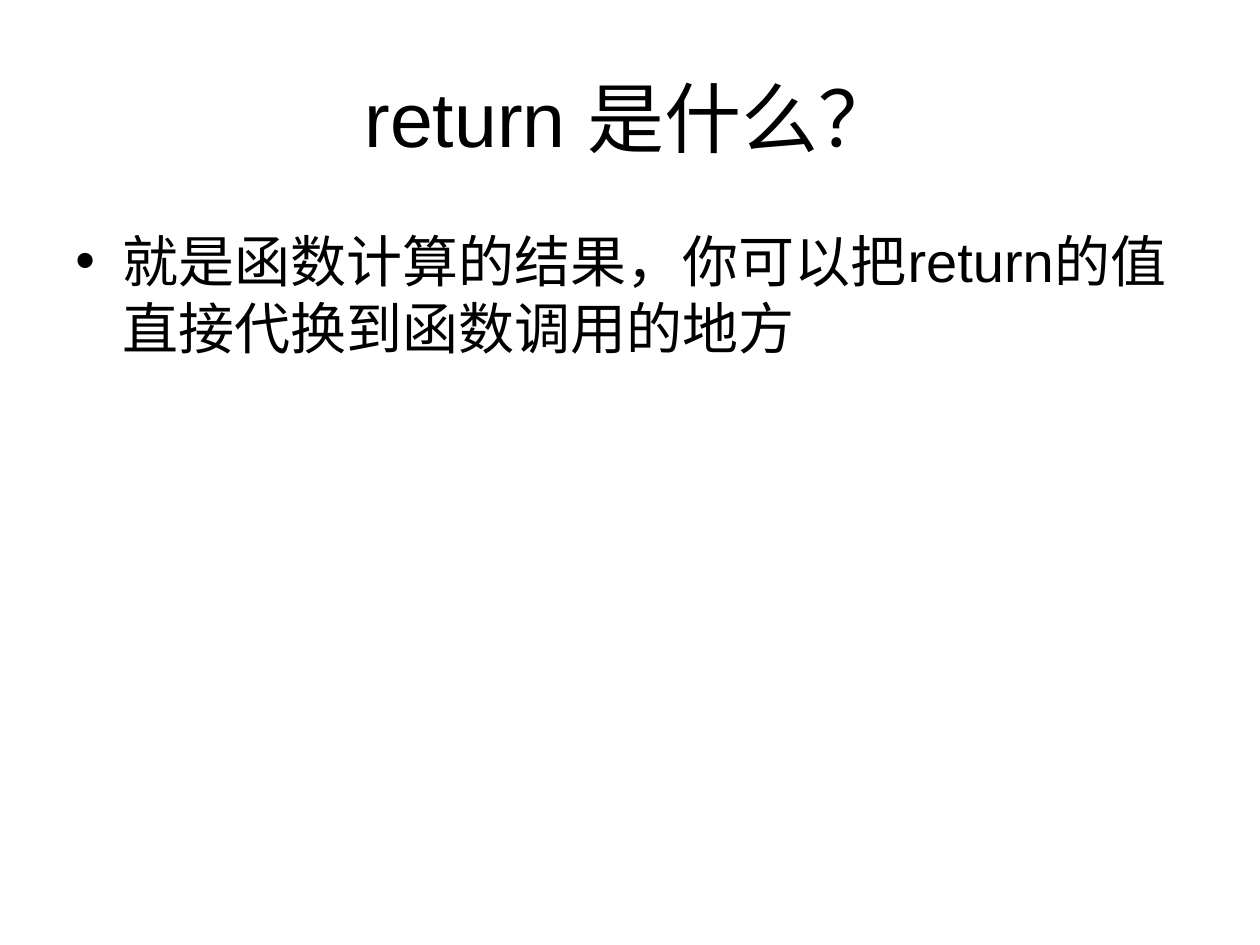
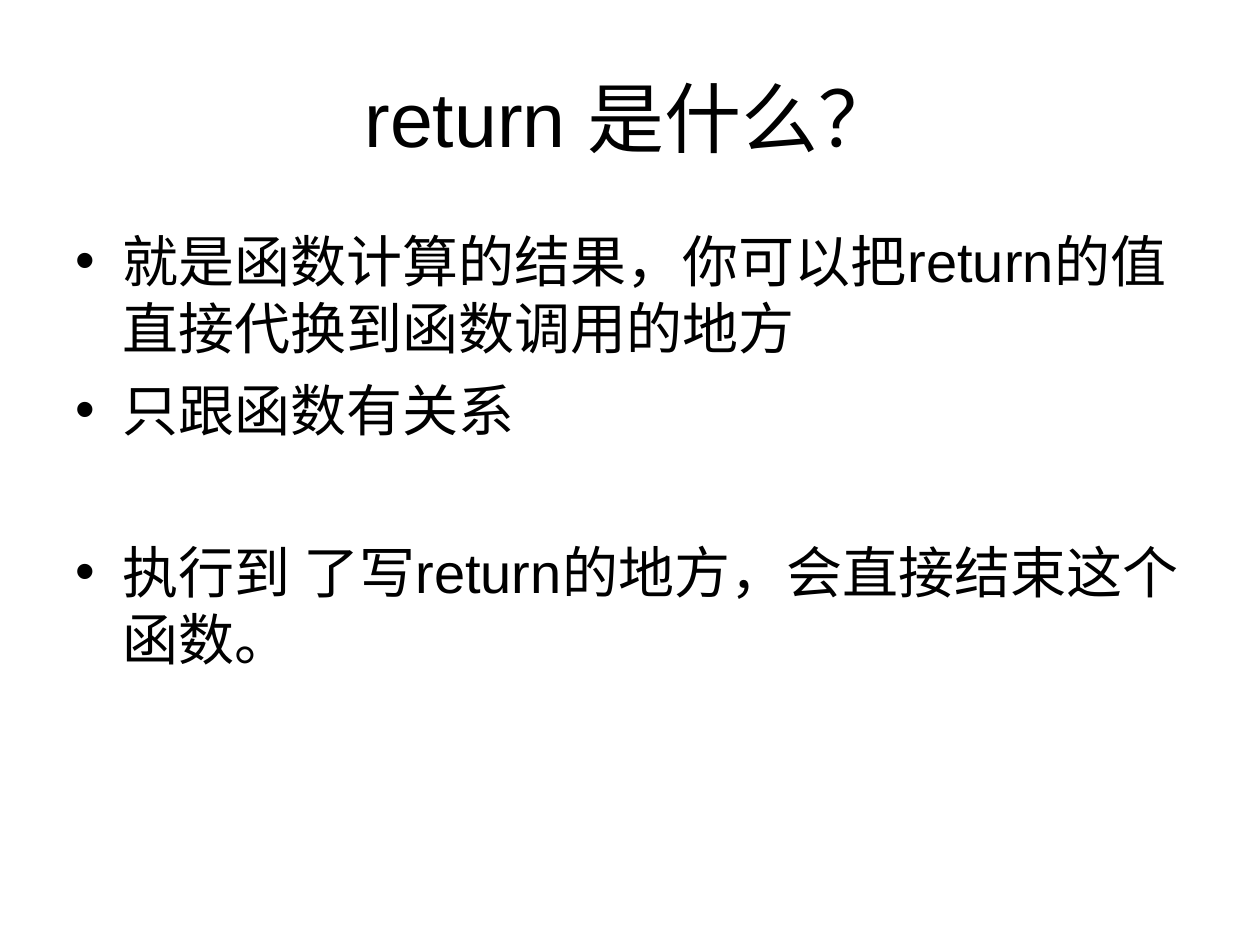
Before and after one commit to cd-vr1class/homework, a slide deck: slide 4 of ppt/7-14函数.ppt. Drawn at 1260x945 pixels with LibreOffice and Linux fonts; fonts in the diff are those of the drawing. Boxes give left, top, right and bottom in pixels: in the first picture for what was removed or moved away, otherwise in the second. Text is boxed around its words. In the diff, an @@ line names an element or a change of style, - is before the commit and + after.

```diff
--- a/ppt/7-14函数.ppt
+++ b/ppt/7-14函数.ppt
@@ text at (123, 384, 1178, 665): paragraphs added @@
+• 只跟函数有关系
+• 执行到 了写return的地方，会直接结束这个函数。
```
Also in this commit, not shown: 1 other slide changed, 6 other files.
